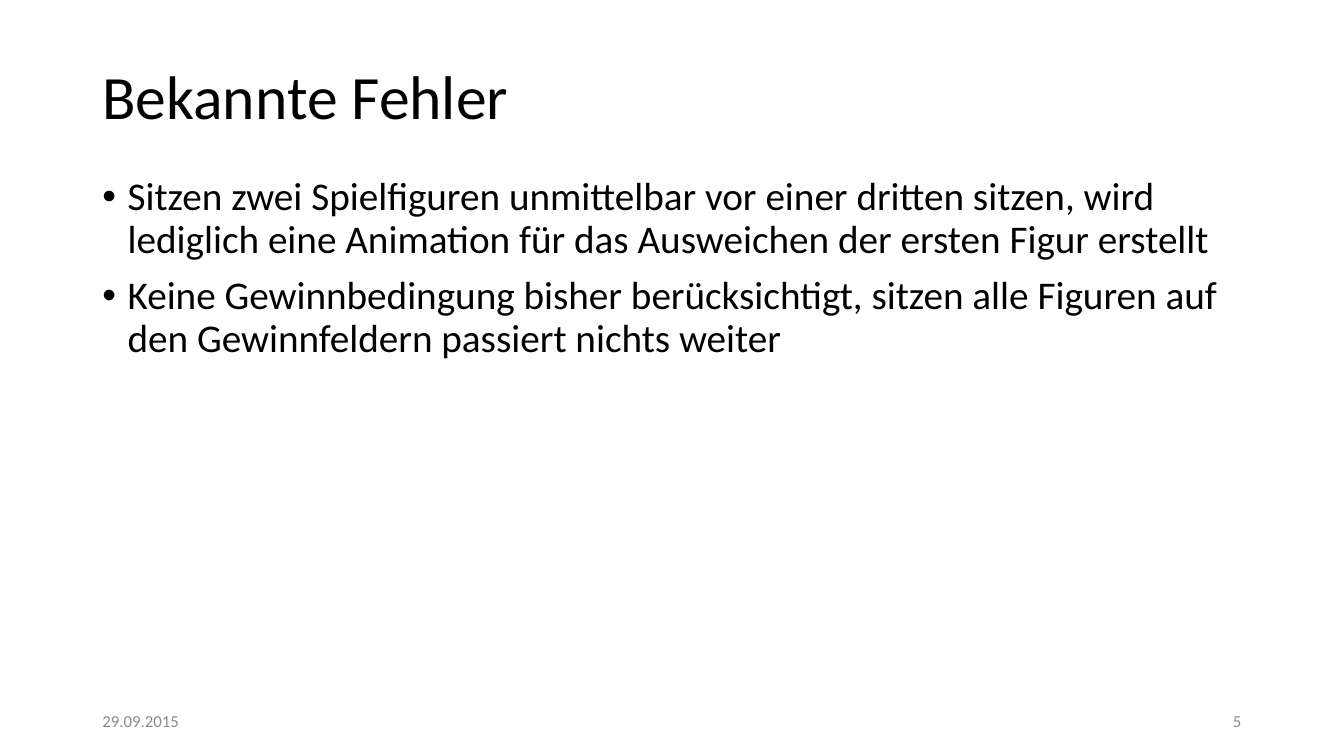
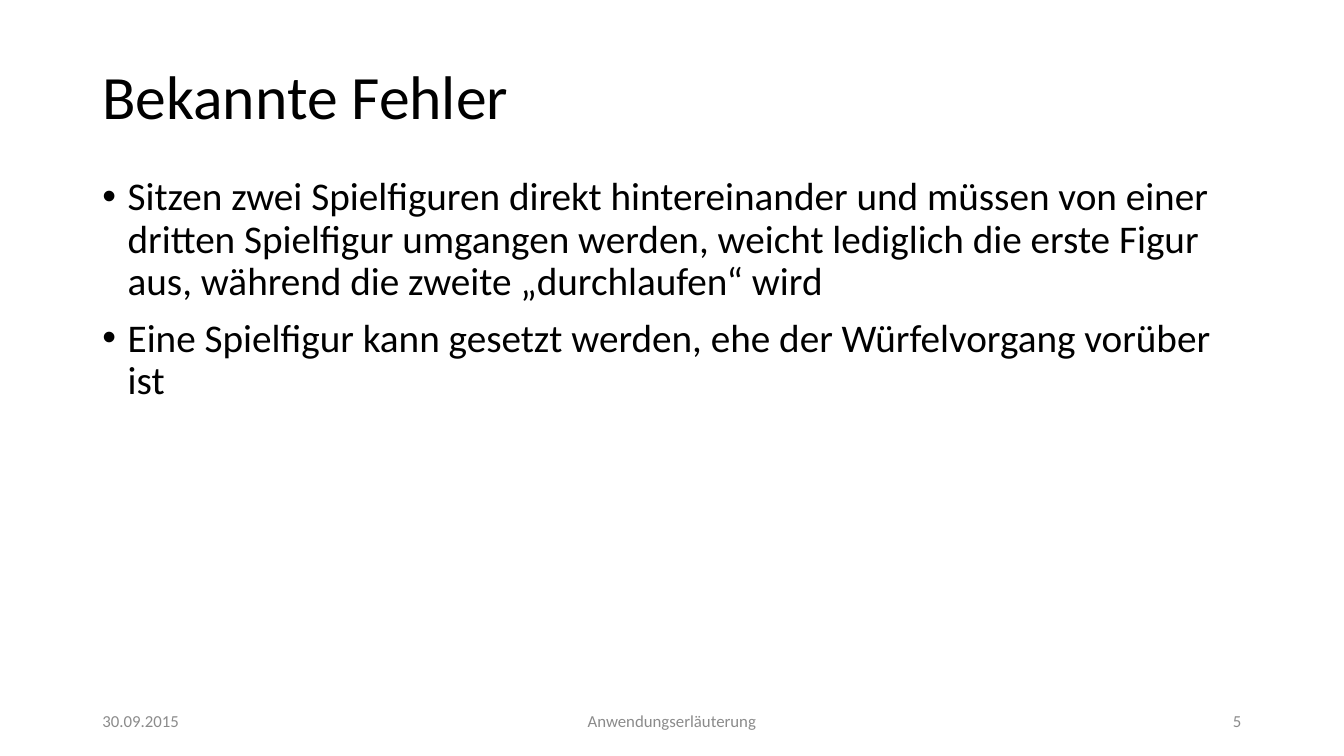
Before and after one commit to lukasleitsch/mensch-aergere-dich-nicht, a slide deck: slide 5 of Finale Präsentation.pptx. Drawn at 1344x756 pixels with LibreOffice and Linux fonts; fonts in the diff are those of the drawing. Boxes give left, top, right and bottom in pixels: in the first picture for what was removed or moved away, otherwise in the second. Text is boxed around its words. In the diff, an @@ line names an element or a change of style, - is before the commit and + after.

```diff
--- a/Finale Präsentation.pptx
+++ b/Finale Präsentation.pptx
@@ text at [128,182,1210,395]: text changed @@
-• Sitzen zwei Spielfiguren unmittelbar vor einer dritten sitzen, wird lediglich eine Animation für das Ausweichen der ersten Figur erstellt
-• Keine Gewinnbedingung bisher berücksichtigt, sitzen alle Figuren auf den Gewinnfeldern passiert nichts weiter
+• Sitzen zwei Spielfiguren direkt hintereinander und müssen von einer dritten Spielfigur umgangen werden, weicht lediglich die erste Figur aus, während die zweite „durchlaufen“ wird
+• Eine Spielfigur kann gesetzt werden, ehe der Würfelvorgang vorüber ist
@@ text at [102,716,178,727]: text changed @@
-29.09.2015
+30.09.2015
@@ text added at [588,715,756,730], 12 pt, text #8C8C8C @@
+Anwendungserläuterung
```
Also in this commit, not shown: 21 other slides changed.
